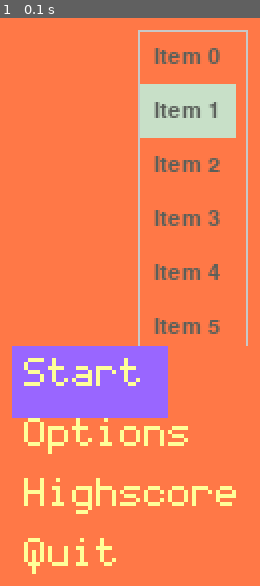
Above: before the commit, frame 1.
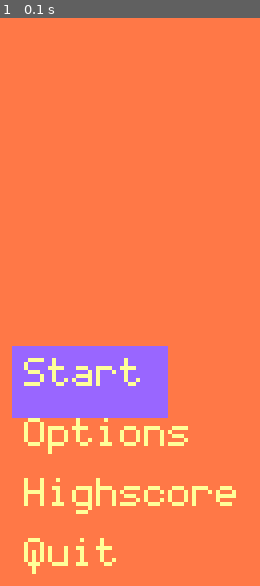
Above: after the commit, the same moment.

Repository: Roland00111/Trumpocalypse
Game: pygame game, started from Trumpoclypse UI/Trumpocalypse.py
Two runs of this game, one before a commit and one after it. Both use one fixed random seed, a clock stepped at 60 frames per second and the inputs below. The source is Python 2; it was converted automatically to run under Python 3.
Inputs:
- Up to frame 1 (0.1 s): no input

The runs differ from the first frame. In frame 1, 6.4% of the frame differs, in the area x 53-96%, y 2-58%.

Commit message:
Move sample pygameui list to appropriate menu.

Diff:
--- a/Trumpoclypse UI/Trumpocalypse.py
+++ b/Trumpoclypse UI/Trumpocalypse.py
@@ -96,7 +96,6 @@
     def draw(self):
         surf = pygame.surface.Surface(self._frame.size)
         surf.fill(self.bgcolor)
-        print 'children:',self.children
         for child in self.children:
             if child.hidden:
                 continue
@@ -332,8 +331,8 @@
     menu_height = 0
     keypressArray = []
     titlesArray = []
-    custom_fields = [] # To be filled in by menu classes that need buttons, selects, inputs, and number inputs
-
+    custom_fields = []  # To be filled in by menu classes that need buttons, selects, inputs, and number inputs
+    scene = Scene()     # For utilizing pygameui
 
 
 
@@ -418,8 +417,8 @@
     class CustomField:
         def __init__(self, field_type, field_content, field_label, field_event_hooks):
             '''
-            field_type = string: 'select', 'button', 'input', 'number' (also input but limited to #s)
-            field_content = array of strings: for select; string: button text, input default value, number default value
+            field_type = string: 'list', 'button', 'input', 'number' (also input but limited to #s)
+            field_content = array of strings: for list; string: button text, input default value, number default value
             field_label = string, a label to put beside the field
             field_event_hooks = array, an array of dict events, each dict event has a `type` and `callback_function`
             '''
@@ -427,49 +426,27 @@
             self.field_content      = field_content
             self.field_label        = field_label
             self.field_event_hooks  = field_event_hooks
-            # Append this CustomField class instance to the parent class custom_fields array.
-            Menu.custom_fields.append(self)
-        def draw(self, offset):
-            '''
-            Draw this item onto the page.
-            This happens when the keypressFunction is called.
-            Return value: Return the height of this field. This way the next field may know where to draw itself.
-            '''
-            ###
-            return 0
-            pass
+            # Add a list to the scene with the variable name "lst".
+            # There is probably a callback function here for events.
+            x = List(['Item %s' % str(i) for i in range(20)])
+            x.frame = pygame.Rect(Menu.scene.frame.w // 2, 10, 150, 170)
+            x.frame.w = x.container.frame.w
+            x.selected_index = 1
+            Menu.scene.add_child(x)
 
     def keypressFunction(self, text = False, size=22,top=40,boxHeight=300):
-        scene = Scene()
-        scene.lst = List(['Item %s' % str(i) for i in range(20)])
-        scene.lst.frame = pygame.Rect(scene.frame.w // 2, 10, 150, 170)
-        scene.lst.frame.w = scene.lst.container.frame.w
-        scene.lst.selected_index = 1
-        scene.add_child(scene.lst)
-        #~ surface.fill((255,120,71))
-        #~ field_offset = 0
-        #~ for field in self.custom_fields:
-            #~ # Draw the custom fields here.
-            #~ # Pass the current height offset into the function.
-            #~ field_offset = field_offset + field.draw(field_offset)
-            #~ pass
-        #~ pygame.display.update()
         #~ print self # Prints "<__main__.OpeningMenu instance at 0x7f5bb2a99d40>" or "<__main__.CreateCharacter instance at 0x7f5bb2a99ef0>"
         while 1:
             for event in pygame.event.get():
                 ########
                 # This would be where the iteration for CustomField events takes place
                 # pseudo-code:
-                # For field in self.custom_fields:
-                #     For event_hook in field.field_event_hooks
-                #         If event.type == event_hook['type']:
-                #             event_hook['callback_function'](event)
+                # for field in self.custom_fields:
+                #    for event_hook, callback_function in field.field_event_hooks.iteritems():
+                #        if event.type == event_hook:
+                #            # Parentheses here execute the function. The event is passed as an argument to the function.
+                #            callback_function(event)
                 ########
-                for field in self.custom_fields:
-                    for event_hook, callback_function in field.field_event_hooks.iteritems():
-                        if event.type == event_hook:
-                            # Parentheses here execute the function. The event is passed as an argument to the function.
-                            callback_function(event)
                 if event.type == KEYDOWN:
                     print(str(event.unicode))
                     if event.key == K_UP:
@@ -515,11 +492,11 @@
                             #~ print("You have opened a chest!")
                 if event.type == pygame.MOUSEBUTTONDOWN:
                     global down_in
-                    down_in = scene.hit(event.pos)
+                    down_in = self.scene.hit(event.pos)
                     if down_in is not None and not isinstance(down_in, Scene):
                         down_in.mouse_down(event.button, down_in.from_window_point(event.pos))
                 elif event.type == pygame.MOUSEBUTTONUP:
-                    up_in = scene.hit(event.pos)
+                    up_in = self.scene.hit(event.pos)
                     if down_in == up_in:
                         down_in.mouse_up(event.button, down_in.from_window_point(event.pos))
                     down_in = None
@@ -529,11 +506,11 @@
                             down_in.parent.child_dragged(down_in, event.rel)
                         down_in.dragged(event.rel)
                 elif event.type == pygame.KEYDOWN:
-                    scene.key_down(event.key, event.unicode)
+                    self.scene.key_down(event.key, event.unicode)
                 elif event.type == pygame.KEYUP:
-                    scene.key_up(event.key)
+                    self.scene.key_up(event.key)
                 # Draw the pygameui input boxes
-                surface.blit(scene.draw(), (0, 0))
+                surface.blit(self.scene.draw(), (0, 0))
                 # Draw other menu content
                 if text is False:
                     self.init(self.titlesArray, surface)
@@ -617,19 +594,18 @@
             'Continue To Location',
             'Back To Previous Page'
         ]
-        #~ self.CustomField( # Something along the lines of.........
-            #~ 'select',
-            #~ ['Choice 1', 'Choice 2', 'Choice 3'],
-            #~ 'Make a "good" choice:',
-            #~ { MOUSEBUTTONUP: self.select_on_mouseup }
-        #~ )
+        self.CustomField( # Something along the lines of.........
+            'list',
+            ['Choice 1', 'Choice 2', 'Choice 3'],
+            'Make a "good" choice:',
+            { MOUSEBUTTONUP: self.select_on_mouseup }
+        )
         #~ self.CustomField( # Something along the lines of.........
             #~ 'button',
             #~ 'Some Button',
             #~ False,
             #~ { MOUSEBUTTONUP: self.button_on_mouseup }
         #~ )
-
         # Call the parent's keypress handler
         self.keypressFunction()
 
